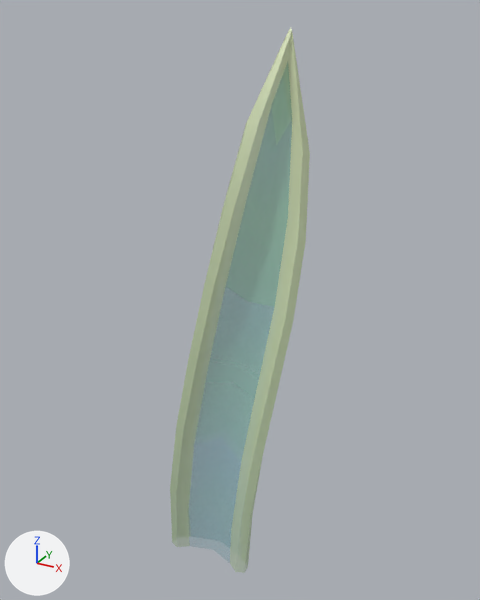
The FBX model Assets/Models/Tiny Treats plants/sansevieria_leaf_large_A.fbx, before and after one commit.
The view is the same before and after, from a 50 mm camera at (1.44, -2.36, 2.61) aimed at (0.01, 0.24, 1.31). Lighting does not change. The marker at lower left points along +X, +Y and +Z. Objects named as collision shapes, trigger or cutter boxes, shadow casters or lower levels of detail are left out. Where no turn or scale is listed for an object, it has been applied to the vertices.

The first picture shows 'sansevieria_leaf_large_A'.
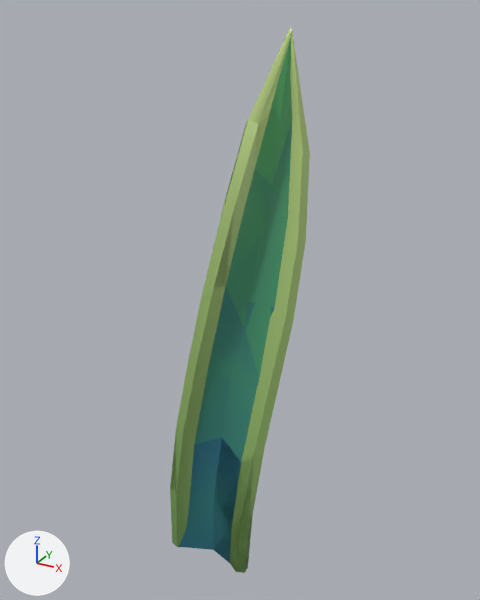
Diff of the bpy script that builds the scene:
```diff
--- a/Assets/Models/Tiny Treats plants/sansevieria_leaf_large_A.fbx.py
+++ b/Assets/Models/Tiny Treats plants/sansevieria_leaf_large_A.fbx.py
@@ img_tiny_treats_texture_1_png @@
-img_tiny_treats_texture_1_png = load_image('tiny_treats_texture_1.png', 'tiny_treats_texture_1.png', 1024, 1024, 'Non-Color')
+img_tiny_treats_texture_1_png = load_image('tiny_treats_texture_1.png', 'tiny_treats_texture_1.png', 1024, 1024, 'sRGB')
@@ mat_tiny_treats_1 @@
 n0 = _N.new('ShaderNodeBsdfPrincipled'); n0.name = 'Principled BSDF'
 n2 = _N.new('ShaderNodeTexImage'); n2.name = 'Image Texture'
 n2.image = img_tiny_treats_texture_1_png
-n3 = _N.new('ShaderNodeTexImage'); n3.name = 'Image Texture.001'
-n3.image = img_tiny_treats_texture_1_png
 _L.new(n2.outputs[0], n0.inputs[0])  # 'Color' to 'Base Color'
-_L.new(n3.outputs[0], n0.inputs[4])  # 'Color' to 'Alpha'
 _L.new(n0.outputs[0], n1.inputs[0])  # 'BSDF' to 'Surface'
+_L.new(n2.outputs[1], n0.inputs[4])  # 'Alpha' to 'Alpha'
@@ me_sansevieria_leaf_large_a_001 @@
+me_sansevieria_leaf_large_a_001.from_pydata(...)  # 73 vertices, 78 faces; spans x -0.22..0.29, y -0.12..0.55, z -0.05..2.53
+me_sansevieria_leaf_large_a_001.materials.append(mat_tiny_treats_1)  # picture img_tiny_treats_texture_1_png
@@ ob_sansevieria_leaf_large_a_lod1 @@
+ob_sansevieria_leaf_large_a_lod1 = bpy.data.objects.new('sansevieria_leaf_large_A_LOD1', me_sansevieria_leaf_large_a_001)
+ob_sansevieria_leaf_large_a_lod1.location = (0.0, 0.0, 0.0)
```

What differs and where, as boxes [x1, y1, x2, y2] in the pictures (480 x 600 px):
'sansevieria_leaf_large_A', surface changed: [170, 27, 310, 573] in both
'sansevieria_leaf_large_A_LOD1', added: after [171, 27, 306, 573]
